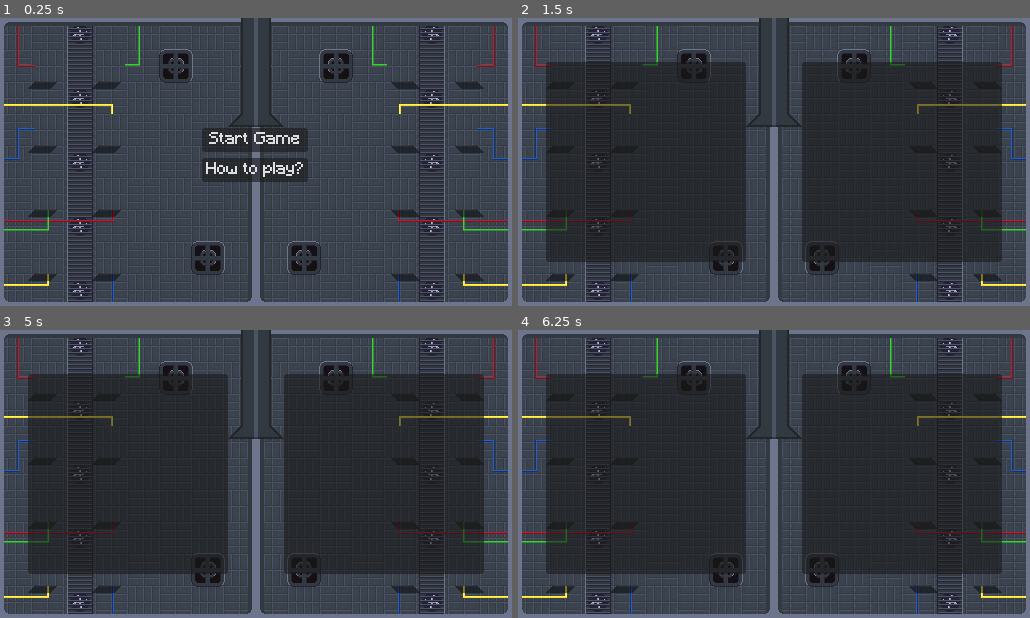
Above: before the commit, frames 1-4 (two rows, left to right).
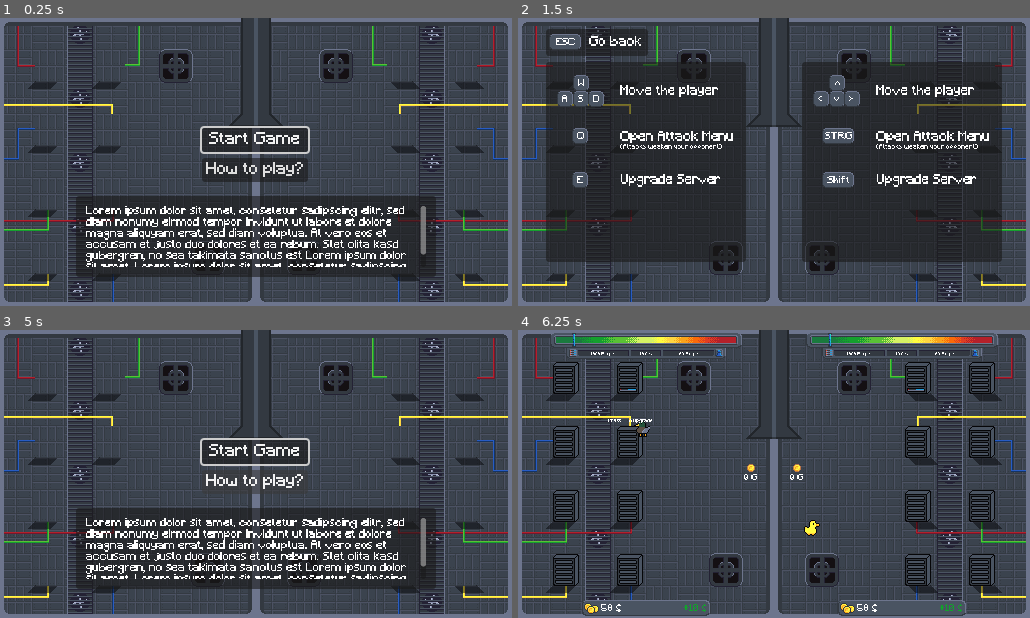
Above: after the commit, the same moments.

Repository: Joinsider/HetznerGamejam2025
Game: Godot game, scene res://scene/StartScreen.tscn
Same seed, same stepped clock (60 frames per second), same inputs: the game is played once before the commit and once after it.
Inputs (mouse positions are in pixels of both pictures, inside the frame that each line leads up to):
- Up to frame 1 (0.25 s): no input
- Up to frame 2 (1.5 s): click "How to play?" at 0.5 s; tap Enter (ui_accept) at 1.25 s; hold D (player0_right) from 1.28 s (still down); hold Enter (ui_accept) from 1.28 s (still down)
- Up to frame 3 (5 s): release D (player0_right) at 2.03 s; release Enter (ui_accept) at 2.03 s; hold S (player0_down) 2.03-2.78 s; tap E (player0_interact) at 2.1, 4.35 s; tap Enter (ui_accept) at 2.27, 2.3, 2.57, 2.75, 3.6, 3.77, 4.07, 4.25 s; hold D (player0_right) 2.78-3.53 s; hold Enter (ui_accept) 2.78-3.53 s; tap Ctrl (player1_interact) at 2.85 s; hold W (player0_up) 3.53-4.28 s; hold A (player0_left) from 4.28 s (still down); hold Enter (ui_accept) from 4.28 s (still down); tap Escape (ui_cancel) at 4.9 s
- Up to frame 4 (6.25 s): release A (player0_left) at 5 s; release Enter (ui_accept) at 5 s; click (774, 450) at 5 s, where only the run after the commit has a clickable "Start Game"; tap Enter (ui_accept) at 5.75, 6.02, 6.05 s; hold A (player0_left) from 5.78 s (still down); tap Ctrl (player1_interact) at 5.85 s

The runs differ from the first frame. In frame 1, 15% of the frame differs, in the area x 14-86%, y 37-90%; in frame 2, 5.1%; in frame 3, 35%; in frame 4, 43%, in the area x 5-95%, y 1-100%.

Commit message:
Enhance start screen with keyboard navigation and add explanation panel

Diff:
--- a/scene/ExplanationScreen.tscn
+++ b/scene/ExplanationScreen.tscn
@@ -1,8 +1,12 @@
-[gd_scene load_steps=2 format=3 uid="uid://bj7wssm0t6kd7"]
+[gd_scene load_steps=5 format=3 uid="uid://bj7wssm0t6kd7"]
 
 [ext_resource type="Texture2D" uid="uid://8pyutmsfoh6e" path="res://sprites/Background.png" id="1_8bqwc"]
+[ext_resource type="Script" uid="uid://y6mhbpbwpr0l" path="res://scripts/explanation_screen.gd" id="1_vxb50"]
+[ext_resource type="Texture2D" uid="uid://dvugg7tw3dy2o" path="res://sprites/button-small.png" id="2_t23jg"]
+[ext_resource type="Texture2D" uid="uid://btutig4boyvey" path="res://sprites/button-large.png" id="3_vxb50"]
 
 [node name="RulesScreen" type="Node2D"]
+script = ExtResource("1_vxb50")
 
 [node name="Sprite2D" type="Sprite2D" parent="."]
 position = Vector2(256, 144)
@@ -15,9 +19,267 @@
 offset_right = 228.0
 offset_bottom = 244.0
 
+[node name="Control" type="Control" parent="Player1Panel"]
+anchors_preset = 0
+offset_left = -21.0
+offset_top = -9.0
+offset_right = 179.0
+offset_bottom = 56.0
+
+[node name="W" type="Sprite2D" parent="Player1Panel/Control"]
+position = Vector2(56, 30)
+texture = ExtResource("2_t23jg")
+
+[node name="Label" type="Label" parent="Player1Panel/Control/W"]
+offset_left = -3.0
+offset_top = -4.0
+offset_right = 37.0
+offset_bottom = 12.0
+scale = Vector2(0.6, 0.6)
+text = "W"
+
+[node name="A" type="Sprite2D" parent="Player1Panel/Control"]
+position = Vector2(40, 46)
+texture = ExtResource("2_t23jg")
+
+[node name="Label" type="Label" parent="Player1Panel/Control/A"]
+offset_left = -3.0
+offset_top = -4.0
+offset_right = 37.0
+offset_bottom = 12.0
+scale = Vector2(0.6, 0.6)
+text = "A"
+
+[node name="S" type="Sprite2D" parent="Player1Panel/Control"]
+position = Vector2(56, 46)
+texture = ExtResource("2_t23jg")
+
+[node name="Label" type="Label" parent="Player1Panel/Control/S"]
+offset_left = -3.0
+offset_top = -4.0
+offset_right = 37.0
+offset_bottom = 12.0
+scale = Vector2(0.6, 0.6)
+text = "S"
+metadata/_edit_use_anchors_ = true
+
+[node name="D" type="Sprite2D" parent="Player1Panel/Control"]
+position = Vector2(71, 46)
+texture = ExtResource("2_t23jg")
+
+[node name="Label" type="Label" parent="Player1Panel/Control/D"]
+offset_left = -3.0
+offset_top = -4.0
+offset_right = 37.0
+offset_bottom = 12.0
+scale = Vector2(0.6, 0.6)
+text = "D"
+
+[node name="Q" type="Sprite2D" parent="Player1Panel"]
+position = Vector2(34, 74)
+texture = ExtResource("2_t23jg")
+
+[node name="Label" type="Label" parent="Player1Panel/Q"]
+offset_left = -3.0
+offset_top = -4.0
+offset_right = 37.0
+offset_bottom = 12.0
+scale = Vector2(0.6, 0.6)
+text = "Q"
+
+[node name="AttackMenu" type="Label" parent="Player1Panel"]
+offset_left = 74.0
+offset_top = 69.0
+offset_right = 216.0
+offset_bottom = 85.0
+scale = Vector2(0.8, 0.8)
+text = "Open Attack Menu"
+
+[node name="Description" type="Label" parent="Player1Panel/AttackMenu"]
+layout_mode = 0
+offset_top = 16.25
+offset_right = 375.0
+offset_bottom = 51.25
+scale = Vector2(0.5, 0.5)
+text = "(Attacks weaken your opponent)"
+
+[node name="E" type="Sprite2D" parent="Player1Panel"]
+position = Vector2(34, 118)
+texture = ExtResource("2_t23jg")
+
+[node name="Label" type="Label" parent="Player1Panel/E"]
+offset_left = -3.0
+offset_top = -4.0
+offset_right = 37.0
+offset_bottom = 12.0
+scale = Vector2(0.6, 0.6)
+text = "E"
+
+[node name="Upgrade" type="Label" parent="Player1Panel"]
+offset_left = 74.0
+offset_top = 112.0
+offset_right = 200.0
+offset_bottom = 128.0
+scale = Vector2(0.8, 0.8)
+text = "Upgrade Server"
+
+[node name="MovePlayer" type="Label" parent="Player1Panel"]
+layout_mode = 0
+offset_left = 74.0
+offset_top = 23.0
+offset_right = 197.0
+offset_bottom = 39.0
+scale = Vector2(0.8, 0.8)
+text = "Move the player"
+
 [node name="Player2Panel" type="Panel" parent="."]
 custom_minimum_size = Vector2(200, 200)
 offset_left = 284.0
 offset_top = 44.0
 offset_right = 484.0
 offset_bottom = 244.0
+
+[node name="Shift" type="Sprite2D" parent="Player2Panel"]
+position = Vector2(36, 118)
+texture = ExtResource("3_vxb50")
+
+[node name="Label" type="Label" parent="Player2Panel/Shift"]
+offset_left = -13.0
+offset_top = -4.0
+offset_right = 33.0
+offset_bottom = 12.0
+scale = Vector2(0.6, 0.6)
+text = "Shift"
+horizontal_alignment = 1
+metadata/_edit_use_anchors_ = true
+
+[node name="STRG" type="Sprite2D" parent="Player2Panel"]
+position = Vector2(36, 74)
+texture = ExtResource("3_vxb50")
+
+[node name="Label" type="Label" parent="Player2Panel/STRG"]
+offset_left = -13.0
+offset_top = -4.0
+offset_right = 33.0
+offset_bottom = 12.0
+scale = Vector2(0.6, 0.6)
+text = "STRG"
+metadata/_edit_use_anchors_ = true
+
+[node name="Control" type="Control" parent="Player2Panel"]
+layout_mode = 3
+anchors_preset = 0
+offset_left = -21.0
+offset_top = -9.0
+offset_right = 179.0
+offset_bottom = 56.0
+
+[node name="Up" type="Sprite2D" parent="Player2Panel/Control"]
+position = Vector2(56, 30)
+texture = ExtResource("2_t23jg")
+
+[node name="Label" type="Label" parent="Player2Panel/Control/Up"]
+offset_left = -2.0
+offset_top = -2.0
+offset_right = 38.0
+offset_bottom = 14.0
+scale = Vector2(0.6, 0.6)
+text = "^"
+
+[node name="Left" type="Sprite2D" parent="Player2Panel/Control"]
+position = Vector2(40, 46)
+texture = ExtResource("2_t23jg")
+
+[node name="Label" type="Label" parent="Player2Panel/Control/Left"]
+offset_left = -3.0
+offset_top = -4.0
+offset_right = 37.0
+offset_bottom = 12.0
+scale = Vector2(0.6, 0.6)
+text = "<"
+
+[node name="Down" type="Sprite2D" parent="Player2Panel/Control"]
+position = Vector2(56, 46)
+texture = ExtResource("2_t23jg")
+
+[node name="Label" type="Label" parent="Player2Panel/Control/Down"]
+offset_left = 2.0
+offset_top = 2.0
+offset_right = 42.0
+offset_bottom = 18.0
+rotation = -3.14159
+scale = Vector2(0.6, 0.6)
+text = "^"
+metadata/_edit_use_anchors_ = true
+
+[node name="Right" type="Sprite2D" parent="Player2Panel/Control"]
+position = Vector2(71, 46)
+texture = ExtResource("2_t23jg")
+
+[node name="Label" type="Label" parent="Player2Panel/Control/Right"]
+offset_left = -3.0
+offset_top = -4.0
+offset_right = 37.0
+offset_bottom = 12.0
+scale = Vector2(0.6, 0.6)
+text = ">"
+
+[node name="MovePlayer" type="Label" parent="Player2Panel"]
+offset_left = 74.0
+offset_top = 23.0
+offset_right = 197.0
+offset_bottom = 39.0
+scale = Vector2(0.8, 0.8)
+text = "Move the player"
+
+[node name="Upgrade" type="Label" parent="Player2Panel"]
+offset_left = 74.0
+offset_top = 112.0
+offset_right = 200.0
+offset_bottom = 128.0
+scale = Vector2(0.8, 0.8)
+text = "Upgrade Server"
+
+[node name="AttackMenu" type="Label" parent="Player2Panel"]
+offset_left = 74.0
+offset_top = 69.0
+offset_right = 216.0
+offset_bottom = 85.0
+scale = Vector2(0.8, 0.8)
+text = "Open Attack Menu"
+
+[node name="Description" type="Label" parent="Player2Panel/AttackMenu"]
+layout_mode = 0
+offset_top = 16.25
+offset_right = 375.0
+offset_bottom = 51.25
+scale = Vector2(0.5, 0.5)
+text = "(Attacks weaken your opponent)"
+
+[node name="Panel" type="Panel" parent="."]
+offset_left = 28.0
+offset_top = 11.0
+offset_right = 130.0
+offset_bottom = 38.0
+
+[node name="Shift" type="Sprite2D" parent="Panel"]
+position = Vector2(19, 13)
+texture = ExtResource("3_vxb50")
+
+[node name="Label" type="Label" parent="Panel/Shift"]
+offset_left = -13.0
+offset_top = -4.0
+offset_right = 33.0
+offset_bottom = 12.0
+scale = Vector2(0.6, 0.6)
+text = "ESC"
+horizontal_alignment = 1
+metadata/_edit_use_anchors_ = true
+
+[node name="MovePlayer" type="Label" parent="Panel"]
+offset_left = 43.0
+offset_top = 7.0
+offset_right = 166.0
+offset_bottom = 23.0
+scale = Vector2(0.8, 0.8)
+text = "Go back"
--- a/scene/StartScreen.tscn
+++ b/scene/StartScreen.tscn
@@ -46,3 +46,18 @@
 offset_bottom = 164.0
 grow_horizontal = 2
 text = "How to play?"
+
+[node name="Panel" type="Panel" parent="."]
+offset_left = 76.0
+offset_top = 178.0
+offset_right = 436.0
+offset_bottom = 259.0
+
+[node name="RichTextLabel" type="RichTextLabel" parent="Panel"]
+layout_mode = 0
+offset_left = 10.0
+offset_top = 10.0
+offset_right = 496.0
+offset_bottom = 97.0
+scale = Vector2(0.7, 0.7)
+text = "Lorem ipsum dolor sit amet, consetetur sadipscing elitr, sed diam nonumy eirmod tempor invidunt ut labore et dolore magna aliquyam erat, sed diam voluptua. At vero eos et accusam et justo duo dolores et ea rebum. Stet clita kasd gubergren, no sea takimata sanctus est Lorem ipsum dolor sit amet. Lorem ipsum dolor sit amet, consetetur sadipscing elitr, sed diam nonumy eirmod "
--- /dev/null
+++ b/scripts/explanation_screen.gd
@@ -0,0 +1,6 @@
+extends Node2D
+
+func _unhandled_input(event):
+	if event.is_action_pressed("ui_cancel"):
+		# If the user presses the cancel button, go back to the start screen
+		get_tree().change_scene_to_file("res://scene/StartScreen.tscn")
--- a/scripts/startScreen.gd
+++ b/scripts/startScreen.gd
@@ -7,6 +7,17 @@
 	# Connect the button's pressed signal to our function
 	_start_game_button.connect("pressed", _on_restart_button_pressed)
 	_rules_button.connect("pressed", _on_rules_button_pressed)
+
+	# Setup keyboard navigation
+	_start_game_button.focus_mode = Control.FOCUS_ALL
+	_rules_button.focus_mode = Control.FOCUS_ALL
+
+	# Set focus neighbors (up/down navigation) with the correct property names
+	_start_game_button.focus_neighbor_bottom = _rules_button.get_path()
+	_rules_button.focus_neighbor_top = _start_game_button.get_path()
+
+	# Set initial focus
+	_start_game_button.grab_focus()
 
 	# Debug to see if the parameters are being received
 	print("GameOver scene ready")
@@ -18,3 +29,11 @@
 func _on_rules_button_pressed():
 	# Change to the rules scene
 	get_tree().change_scene_to_file("res://scene/ExplanationScreen.tscn")
+
+# Handle key presses for focused buttons
+func _unhandled_input(event):
+	if event.is_action_pressed("ui_accept"):
+		if _start_game_button.has_focus():
+			_on_restart_button_pressed()
+		elif _rules_button.has_focus():
+			_on_rules_button_pressed()
Binary file added: sprites/button-large.png
Not shown, added: sprites/button-large.png.import
Binary file added: sprites/button-small.png
Not shown, added: sprites/button-small.png.import
